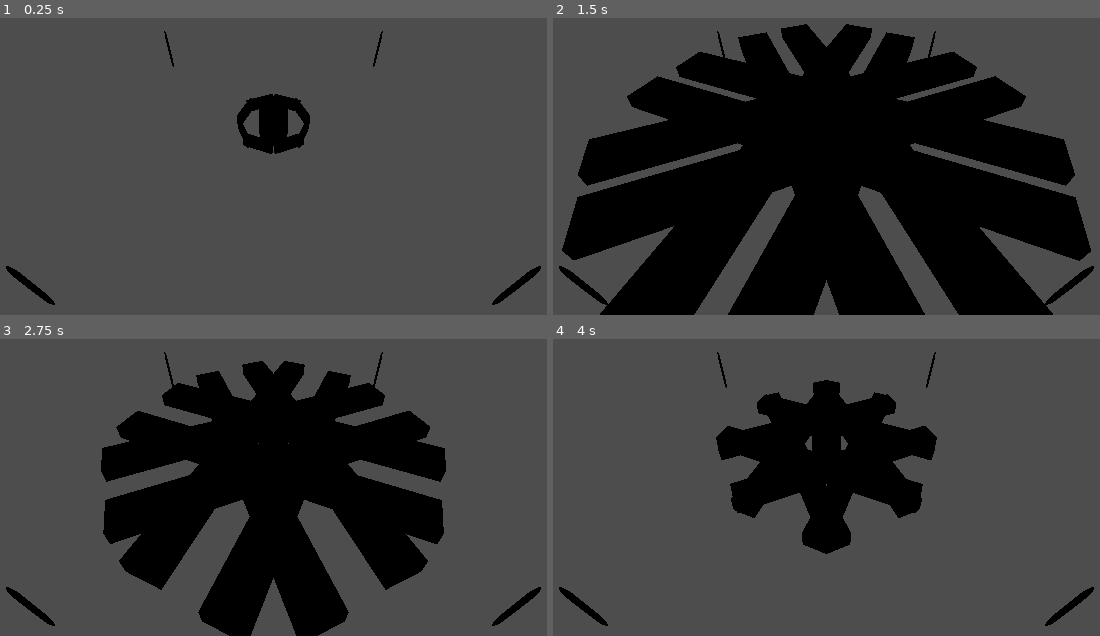
Above: before the commit, frames 1-4 (two rows, left to right).
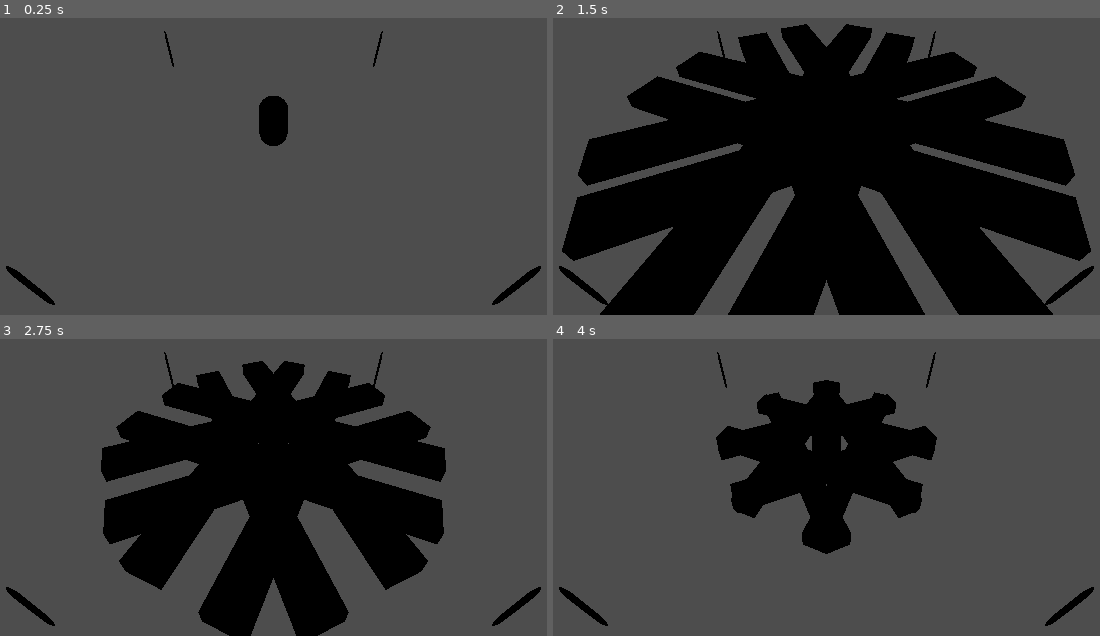
Above: after the commit, the same moments.

Repository: Maxi-F22/GamejamSoSe25
Game: Godot game, scene res://Prefabs/HeikoShock.tscn
Same seed, same stepped clock (60 frames per second), same inputs: the game is played once before the commit and once after it.
Inputs:
- Up to frame 1 (0.25 s): no input
- Up to frame 2 (1.5 s): tap Enter at 0.5 s; tap F (WaveActivate) at 0.6, 1.35 s
- Up to frame 3 (2.75 s): tap Space at 2 s; tap F (WaveActivate) at 2.1 s
- Up to frame 4 (4 s): tap F (WaveActivate) at 2.85, 3.6 s; tap Enter at 3.5 s

The runs differ from the first frame. In frame 1, 0.9% of the frame differs, in the area x 43-57%, y 25-46%; in frame 2, less than 0.1%; in frame 3, less than 0.1%; in frame 4, less than 0.1%.

Commit message:
Wellen Tauchen jetzt nur auf wenn sie aktiviert werden

Diff:
--- a/Prefabs/HeikoShock.tscn
+++ b/Prefabs/HeikoShock.tscn
@@ -123,7 +123,7 @@
 debug_color = Color(0, 0.6, 0.701961, 0.423529)
 
 [node name="Wave8" type="Area3D" parent="Wavedirections"]
-transform = Transform3D(0.92388, 0, -0.382683, 0, 1, 0, 0.382683, 0, 0.92388, 0.499788, 0, 0.991296)
+transform = Transform3D(0.92388, 0, -0.382683, 0, 1, 0, 0.382683, 0, 0.92388, 0.5, 0, 1)
 script = ExtResource("1_823jm")
 
 [node name="MeshInstance3D" type="MeshInstance3D" parent="Wavedirections/Wave8"]
--- a/Scripts/WaveExpansionsScript.gd
+++ b/Scripts/WaveExpansionsScript.gd
@@ -8,6 +8,10 @@
 
 func _ready():
 	set_process(true)
+	for child in get_children():
+		child.visible = false
+		if child is CollisionShape3D:
+			child.disabled = true
 
 func _process(delta):
 	if Input.is_action_just_pressed("WaveActivate"):
@@ -21,5 +25,13 @@
 			reset()
 func trigger_wave(delta):
 	wave_triggered = true
+	for child in get_children():
+		child.visible = true
+		if child is CollisionShape3D:
+			child.disabled = false
 func reset():
 	scale = Vector3(1, 1, 1)
+	for child in get_children():
+		child.visible = false
+		if child is CollisionShape3D:
+			child.disabled = true
